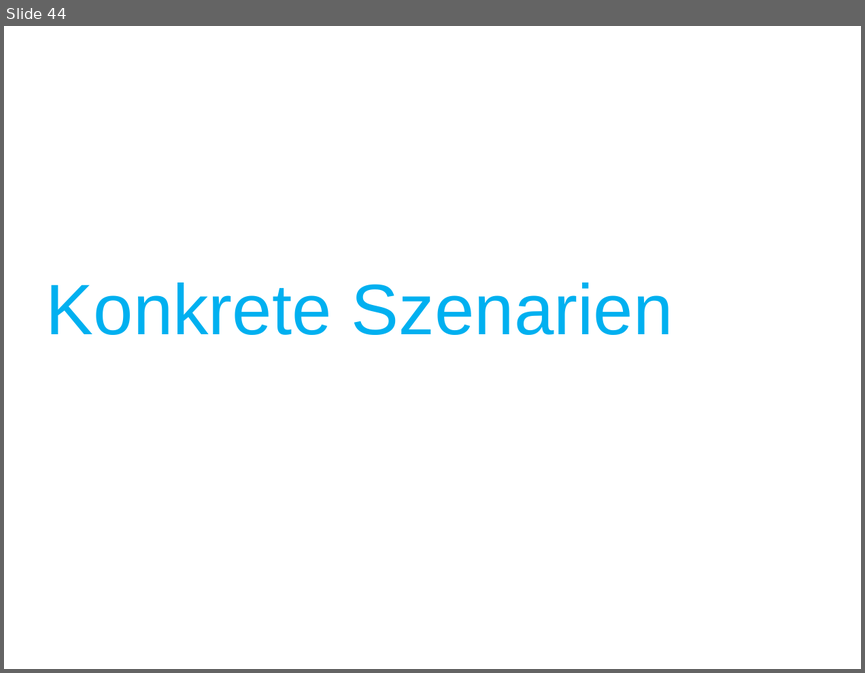
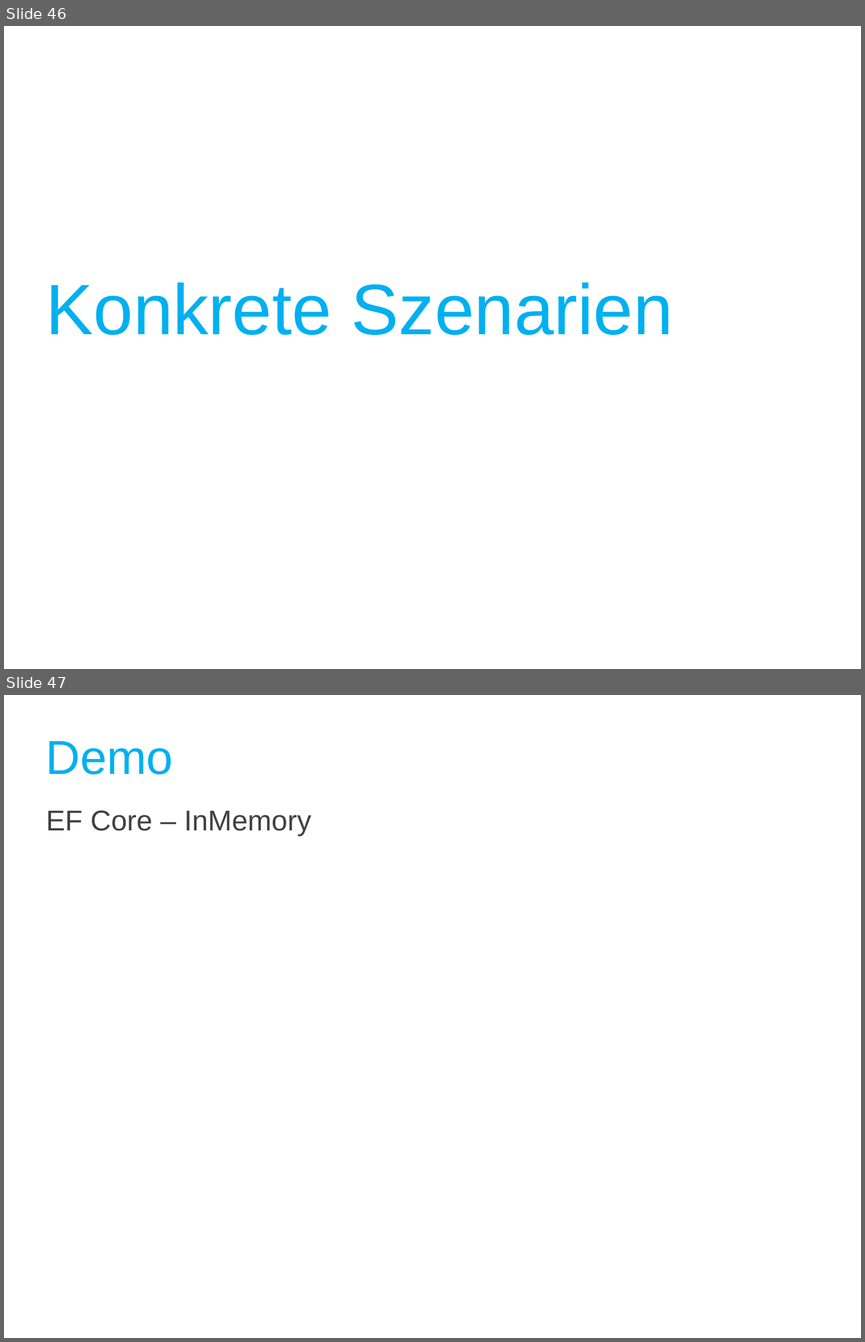
Before and after one commit to darius-sadeghi/DevTrain_Unittests, a slide deck: UnitTests_DevTrain.pptx. Shown one above the other, each under a label of ours: slide 44 before the commit, slides 46 and 47 after it. The pictures are 865x673 and 865x1342 pixels, drawn with LibreOffice and Linux fonts; fonts in the diff are those of the drawing; background and template pictures are left out. Boxes give left, top, right and bottom in pixels: in the first picture for what was removed or moved away, otherwise in the second. Text is boxed around its words. In the diff, an @@ line names an element or a change of style, - is before the commit and + after.

```diff
--- a/UnitTests_DevTrain.pptx
+++ b/UnitTests_DevTrain.pptx
@@ slide 47 added at [4, 695, 861, 1338], background picture (left out) @@
@@ title added at [46, 741, 173, 775], 33.3 pt, text #00B0F0 @@
+Demo
@@ text added at [46, 810, 311, 836], 20 pt, text #404040 @@
+EF Core – InMemory
@@ what was slide 44 is now slide 46 @@
```
Also in this commit, not shown: 2 slides changed, 4 other slides added, 2 other files.
